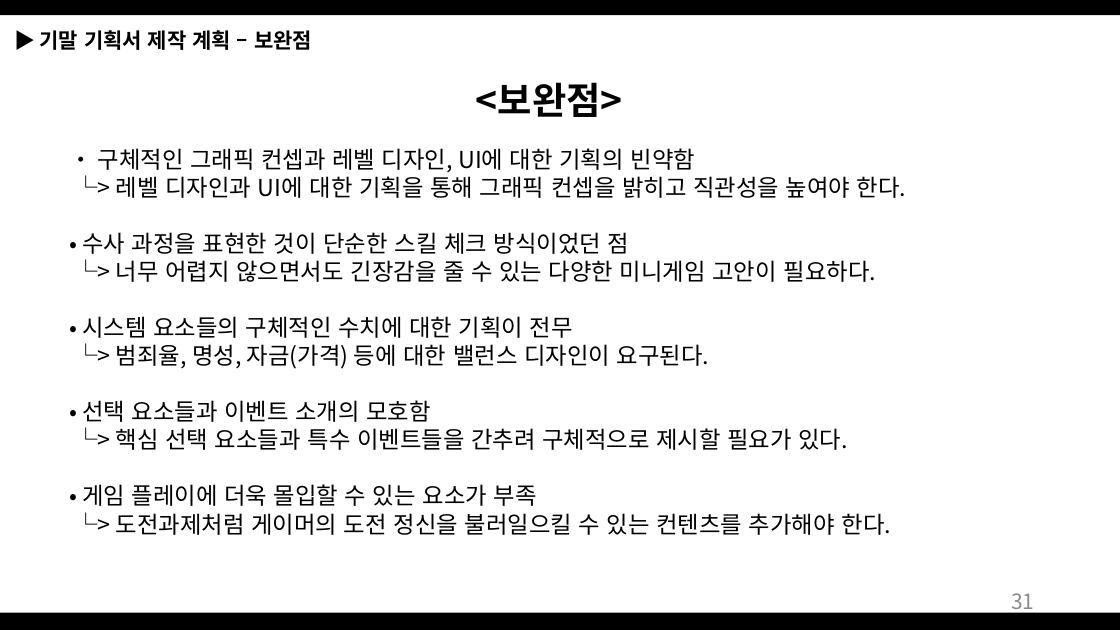
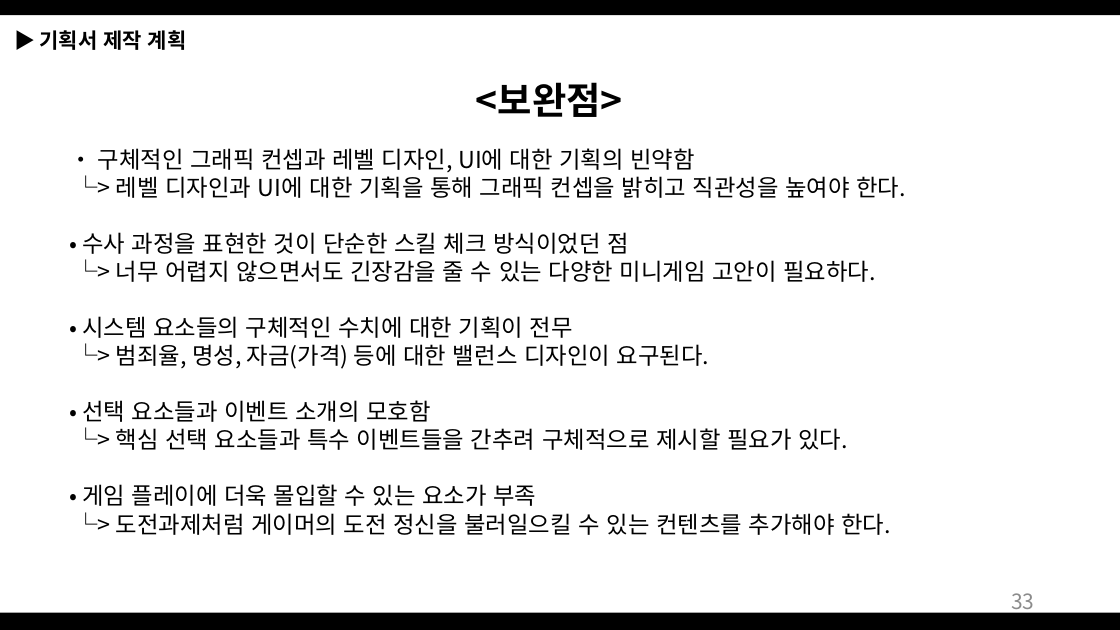
Before and after one commit to Bumizi/GameDesign, a slide deck: slide 33 of 2018 동계방학 기획자 특훈/Dungeon Tamer_190103.pptx (slide 31 before the commit). Drawn at 1120x630 pixels with LibreOffice and Linux fonts; fonts in the diff are those of the drawing. Boxes give left, top, right and bottom in pixels: in the first picture for what was removed or moved away, otherwise in the second. Text is boxed around its words. In the diff, an @@ line names an element or a change of style, - is before the commit and + after.

```diff
--- a/2018 동계방학 기획자 특훈/Dungeon Tamer_190103.pptx
+++ b/2018 동계방학 기획자 특훈/Dungeon Tamer_190103.pptx
@@ text at (40,30,187,50): text changed @@
-▶ 기말 기획서 제작 계획 – 보완점
+▶ 기획서 제작 계획
@@ page number at (1011,593,1034,614): text changed @@
-31
+33
```
Also in this commit, not shown: 5 other slides changed, 2 slides added.
